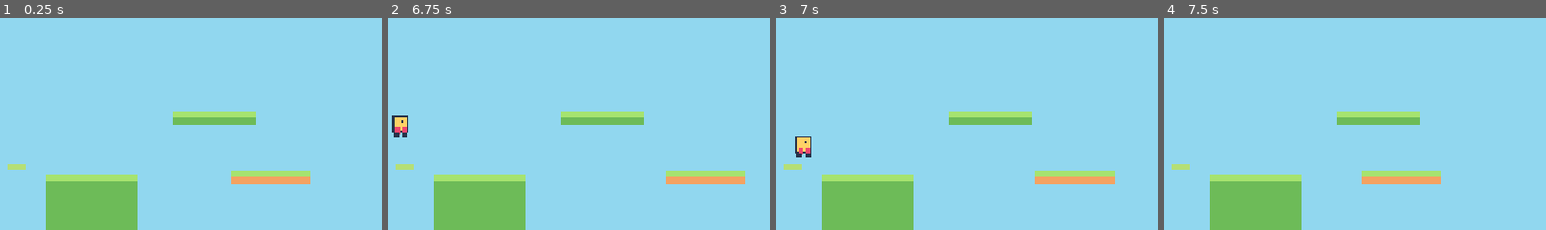
Above: before the commit, frames 1-4 (left to right).
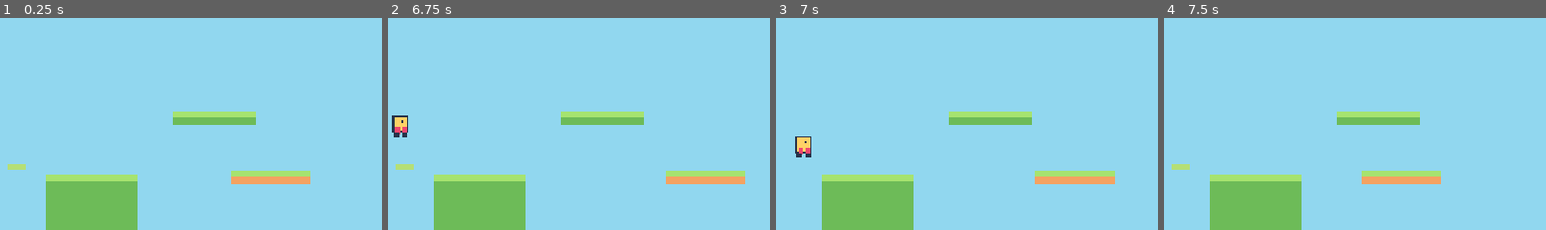
Above: after the commit, the same moments.

Repository: ishak6/PixelQuest-2D
Game: Godot game, scene res://scenes/main.tscn
Two runs of this game, one before a commit and one after it. Both use one fixed random seed, a clock stepped at 60 frames per second and the inputs below.
Inputs:
- Up to frame 1 (0.25 s): no input
- Up to frame 2 (6.75 s): click "↻" at 0.5 s; click "◀" at 1.25 s; click "▶" at 2 s; click "JUMP" at 2.75 s; hold D (move_right) 3.53-5.03 s; tap Space (jump) at 3.77, 4.52, 6.02 s; hold A (move_left) 5.03-5.78 s; hold D (move_right) from 5.78 s (still down)
- Up to frame 3 (7 s): keep holding D (move_right); tap Space (jump) at 6.77 s
- Up to frame 4 (7.5 s): release D (move_right) at 7.28 s; hold A (move_left) from 7.28 s (still down)
The pictures show only the part of the screen within x 26-76%, y 50-100%; the shares and areas given below are measured in that part.

Frames 1-2 are identical in both runs. In frame 3, 0.1% of the frame differs, in the area x 2-7%, y 68-72%; in frame 4, nothing differs.

Commit message:
Hide and restore collapsing tile visuals correctly

Diff:
--- a/scripts/main.gd
+++ b/scripts/main.gd
@@ -11,6 +11,7 @@
 var collapse_timer := 0.0
 var moving_platform: StaticBody2D
 var crumble_platform: StaticBody2D
+var crumble_visual: ColorRect
 var moving_direction := 1.0
 var moving_start_x := 520.0
 var moving_end_x := 690.0
@@ -108,11 +109,11 @@
     crumble.add_child(cshape)
     crumble.body_entered.connect(_on_crumble_touched)
     add_child(crumble)
-    var cvisual := ColorRect.new()
-    cvisual.position = Vector2(263, FLOOR_Y - 14)
-    cvisual.size = Vector2(24, 7)
-    cvisual.color = Color("#b5df76")
-    add_child(cvisual)
+    crumble_visual = ColorRect.new()
+    crumble_visual.position = Vector2(263, FLOOR_Y - 14)
+    crumble_visual.size = Vector2(24, 7)
+    crumble_visual.color = Color("#b5df76")
+    add_child(crumble_visual)
 
     _spikes(Vector2(360, FLOOR_Y - 16), 54)
     _spikes(Vector2(700, FLOOR_Y - 16), 48)
@@ -261,6 +262,8 @@
         if is_instance_valid(crumble_platform):
             crumble_platform.get_child(0).set_deferred("disabled", true)
             crumble_platform.visible = false
+        if is_instance_valid(crumble_visual):
+            crumble_visual.visible = false
         _show_message("THE FLOOR WASN'T SAFE!", 1.0)
         _play_tone(170.0, 0.13)
 
@@ -290,6 +293,8 @@
     if is_instance_valid(crumble_platform):
         crumble_platform.visible = true
         crumble_platform.get_child(0).set_deferred("disabled", false)
+    if is_instance_valid(crumble_visual):
+        crumble_visual.visible = true
     moving_direction = 1.0
     if is_instance_valid(moving_platform):
         moving_platform.position.x = moving_start_x
